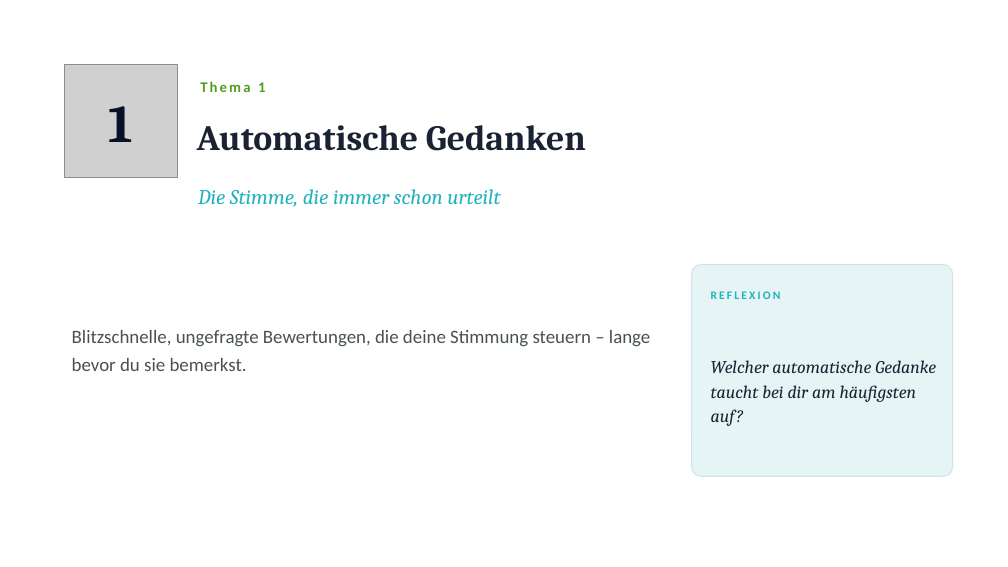
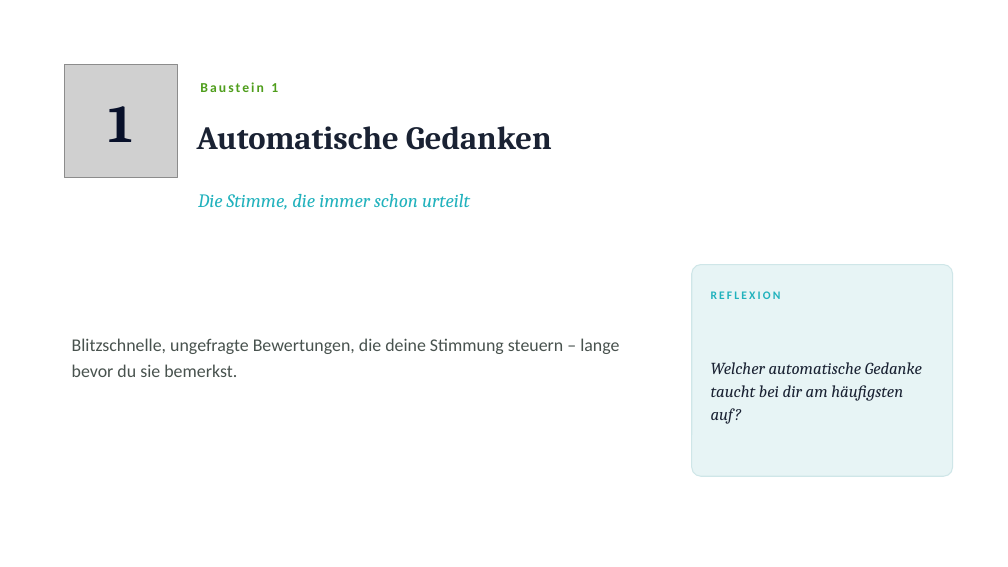
Before and after one commit to Heiko888/werdemeisterdeinergedanken, a slide deck: slide 9 of docs/workshop/vertiefungen/WMDG-Workshop-Vertiefungen-Kopf-verstehen.pptx (slide 8 before the commit). Drawn at 1008x567 pixels with LibreOffice and Linux fonts; fonts in the diff are those of the drawing; grey boxes stand for pictures. Boxes give left, top, right and bottom in pixels: in the first picture for what was removed or moved away, otherwise in the second. Text is boxed around its words. In the diff, an @@ line names an element or a change of style, - is before the commit and + after.

```diff
--- a/docs/workshop/vertiefungen/WMDG-Workshop-Vertiefungen-Kopf-verstehen.pptx
+++ b/docs/workshop/vertiefungen/WMDG-Workshop-Vertiefungen-Kopf-verstehen.pptx
@@ text at bbox=[200, 82, 278, 92]: text changed; size 14 to 13 pt @@
-Thema 1
+Baustein 1
@@ text "Automatische Gedanken" at bbox=[197, 126, 552, 150]: size 34 to 31 pt @@
@@ text "Die Stimme, die immer schon ..." at bbox=[198, 194, 470, 210]: size 20 to 18 pt @@
@@ text "Blitzschnelle, ungefragte Bewertungen, die deine ...": place and size @@
-text "Blitzschnelle, ungefragte Bewertungen, die deine ..." at bbox=[72, 330, 650, 371]
+text "Blitzschnelle, ungefragte Bewertungen, die deine ..." at bbox=[72, 338, 619, 377]
@@ text "Blitzschnelle, ungefragte Bewertungen, die deine ..." at bbox=[72, 338, 619, 377]: size 18 to 17 pt @@
@@ text "Welcher automatische Gedanke taucht bei ..." at bbox=[711, 362, 922, 424]: size 17 to 16 pt @@
```
Also in this commit, not shown: 13 other slides changed, 7 slides added, 3 other files.
